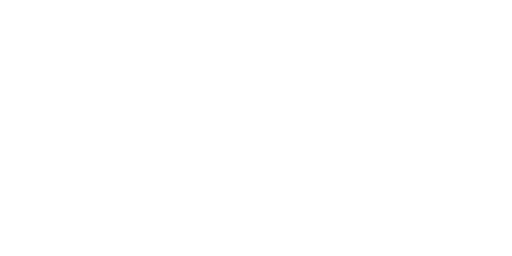
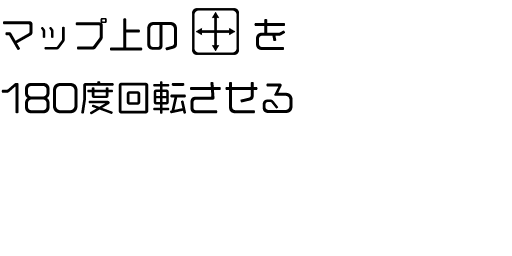
Layered file, before and after one edit (512x256). Changes by layer:
showed group "反転" (2 layers) over [1, 8, 293, 115]
